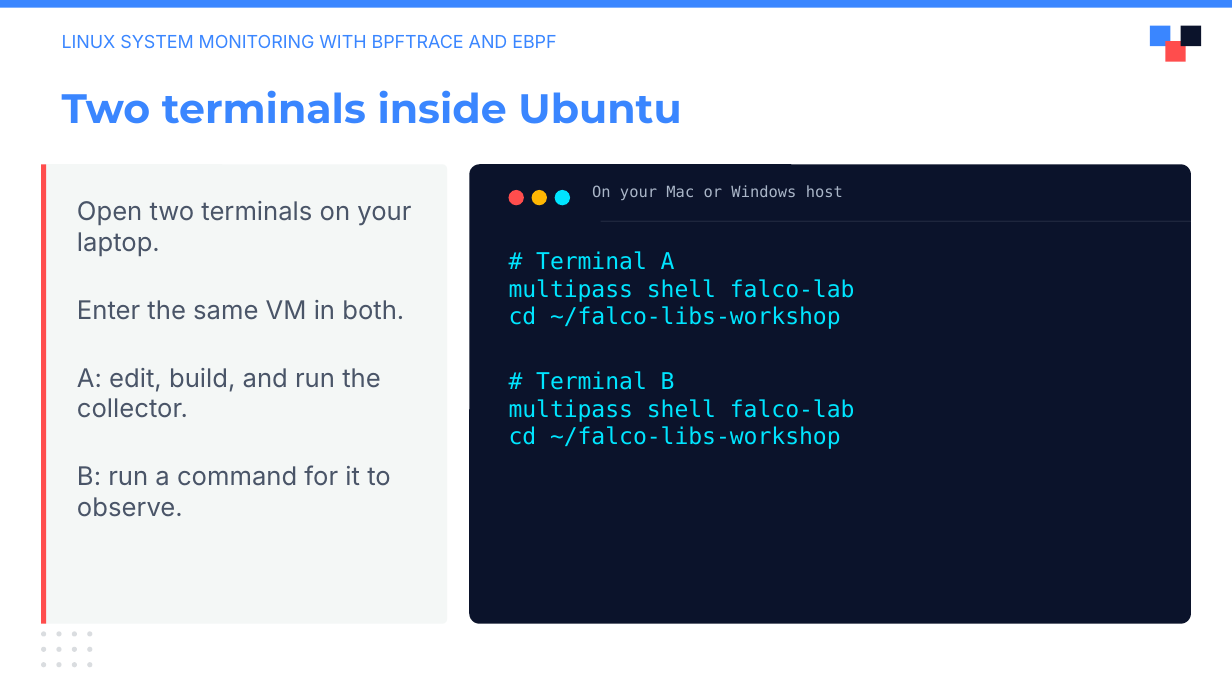
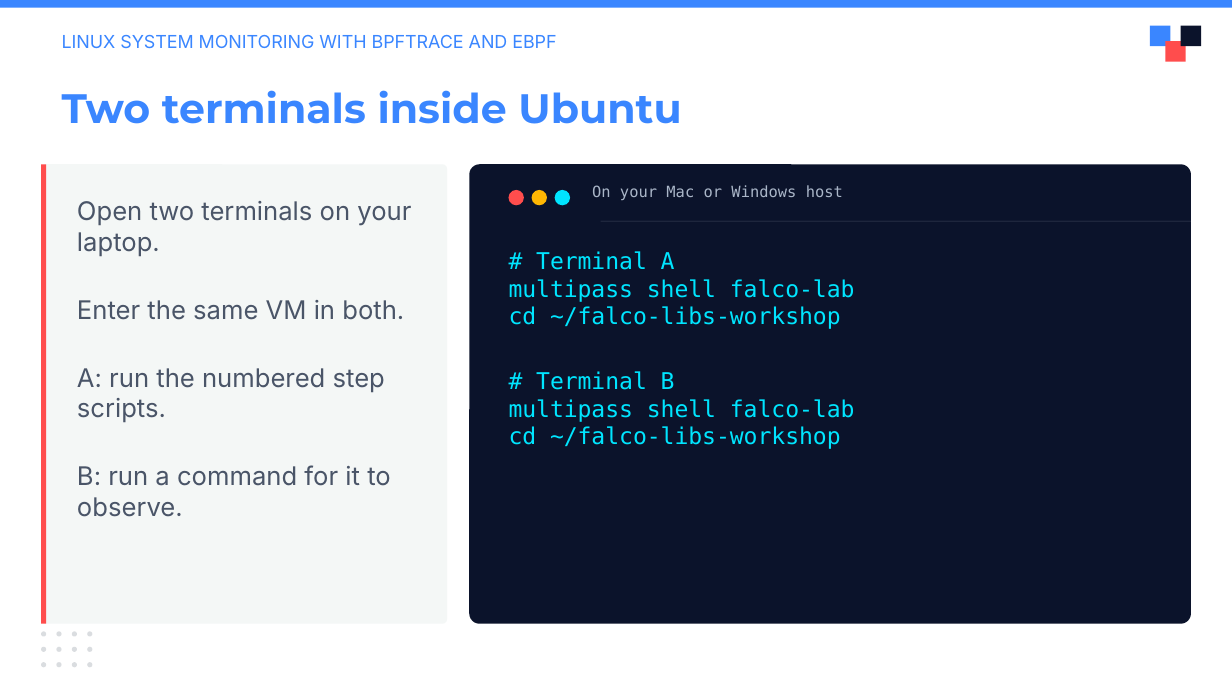
Before and after one commit to julianshalaby-perj/falco-libs-workshop, a slide deck: slide 4 of presentation/falco-libs-intro.pptx. Drawn at 1232x693 pixels with LibreOffice and Linux fonts; fonts in the diff are those of the drawing; background and template pictures are left out. Boxes give left, top, right and bottom in pixels: in the first picture for what was removed or moved away, otherwise in the second. Text is boxed around its words. In the diff, an @@ line names an element or a change of style, - is before the commit and + after.

Commit message:
Replace manual editing instructions with step commands

```diff
--- a/presentation/falco-libs-intro.pptx
+++ b/presentation/falco-libs-intro.pptx
@@ text at [77,368,385,423]: text changed @@
-A: edit, build, and run the collector.
+A: run the numbered step scripts.
```
Also in this commit, not shown: 6 other slides changed.
